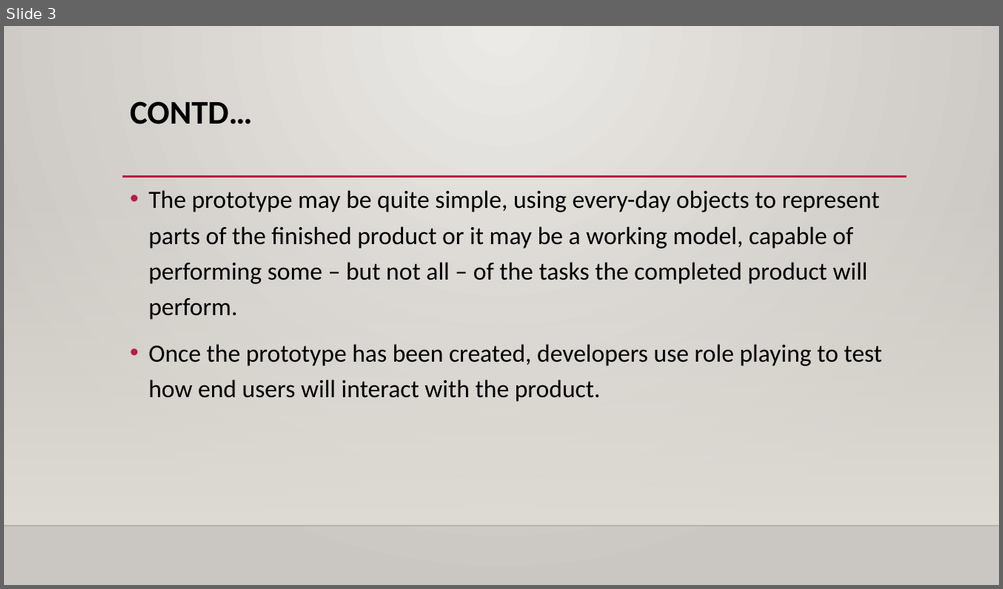
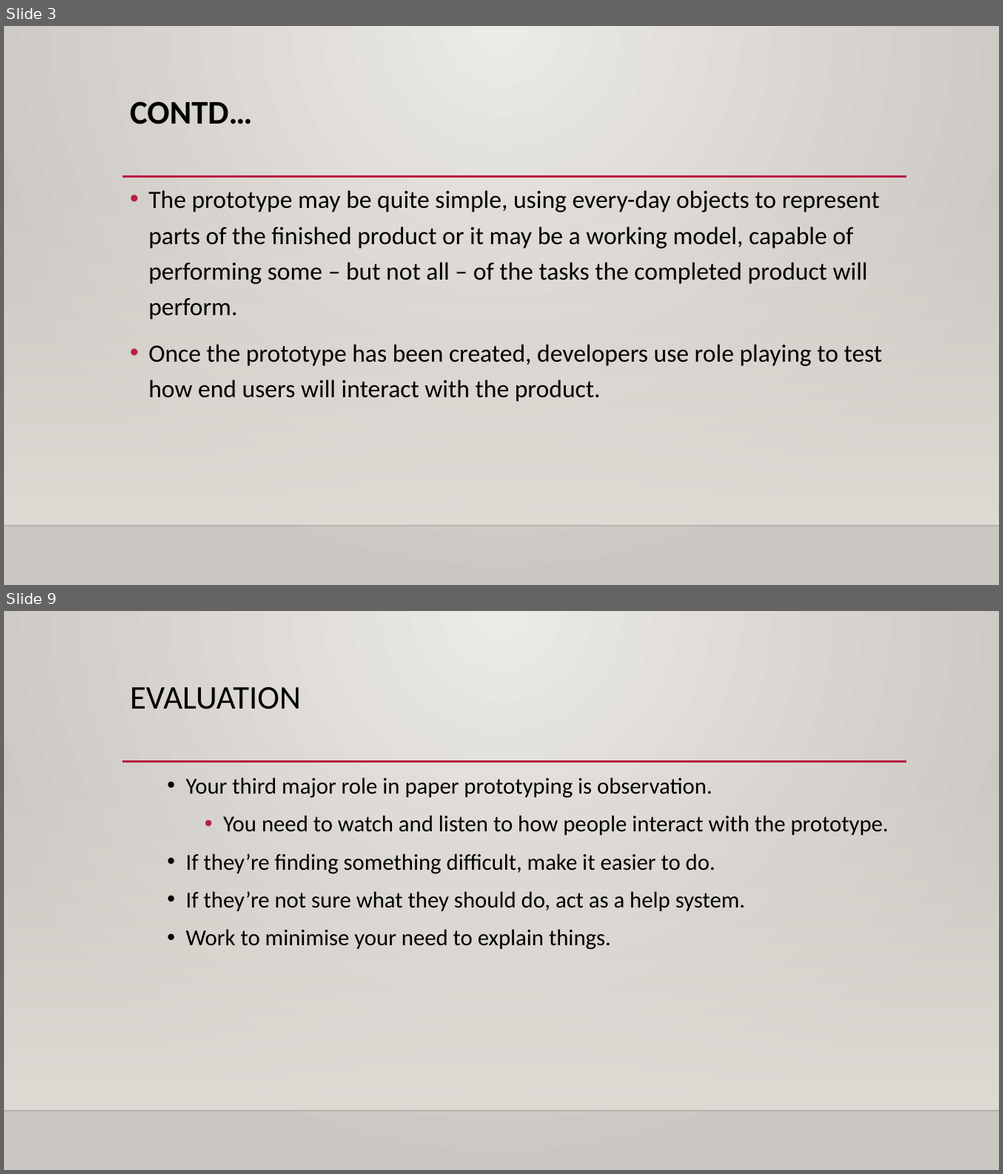
Before and after one commit to binamrathapa/DDOOCP_25A, a slide deck: Note/Prototype.pptx. Shown one above the other, each under a label of ours: slide 3 before the commit, slides 3 and 9 after it; the slides between them are not shown. The pictures are 1003x589 and 1003x1174 pixels, drawn with LibreOffice and Linux fonts; fonts in the diff are those of the drawing; background and template pictures are left out. Boxes give left, top, right and bottom in pixels: in the first picture for what was removed or moved away, otherwise in the second. Text is boxed around its words. In the diff, an @@ line names an element or a change of style, - is before the commit and + after.

Commit message:
add paper prototype

```diff
--- a/Note/Prototype.pptx
+++ b/Note/Prototype.pptx
@@ slide 9 added at [4,611,999,1170], background gradient #ECEAE7 to #CAC7C1; not listed: 3 template elements that a slide beside it also shows @@
@@ title added at [130,687,301,709], 32 pt, text #000000 @@
+EVALUATION
@@ text added at [186,777,888,950], 22 pt, text #000000 @@
+  • Your third major role in paper prototyping is observation.
+    • You need to watch and listen to how people interact with the prototype.
+  • If they’re finding something difficult, make it easier to do.
+  • If they’re not sure what they should do, act as a help system.
+  • Work to minimise your need to explain things.
```
Also in this commit, not shown: 2 slides changed, 6 other slides added, 8 slides removed.
